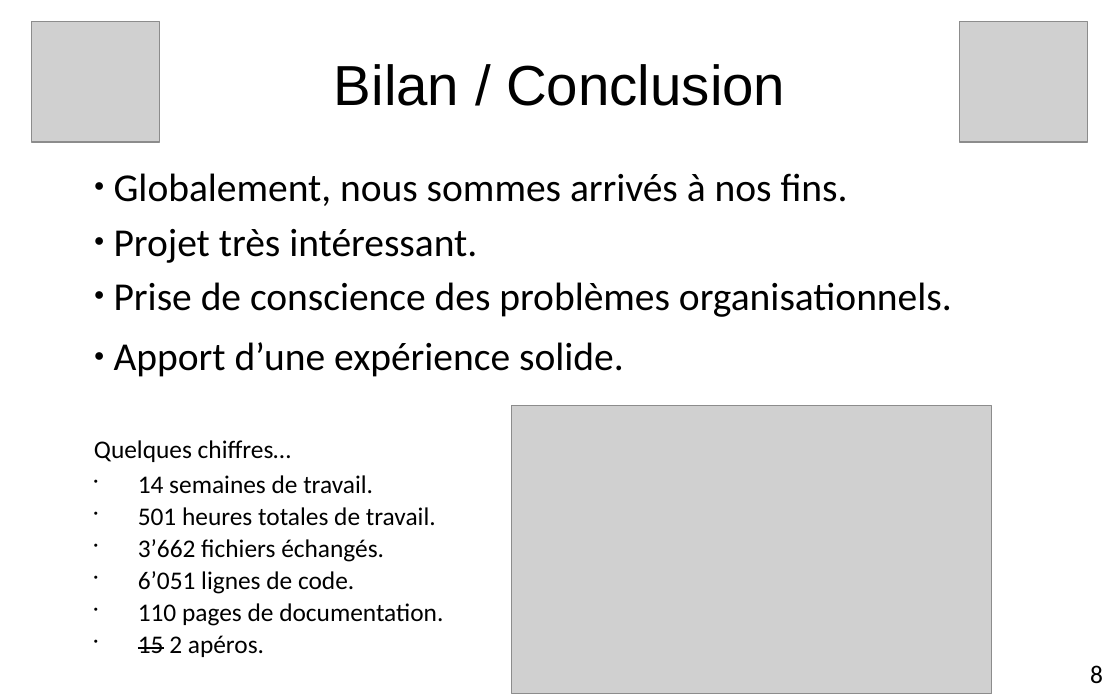
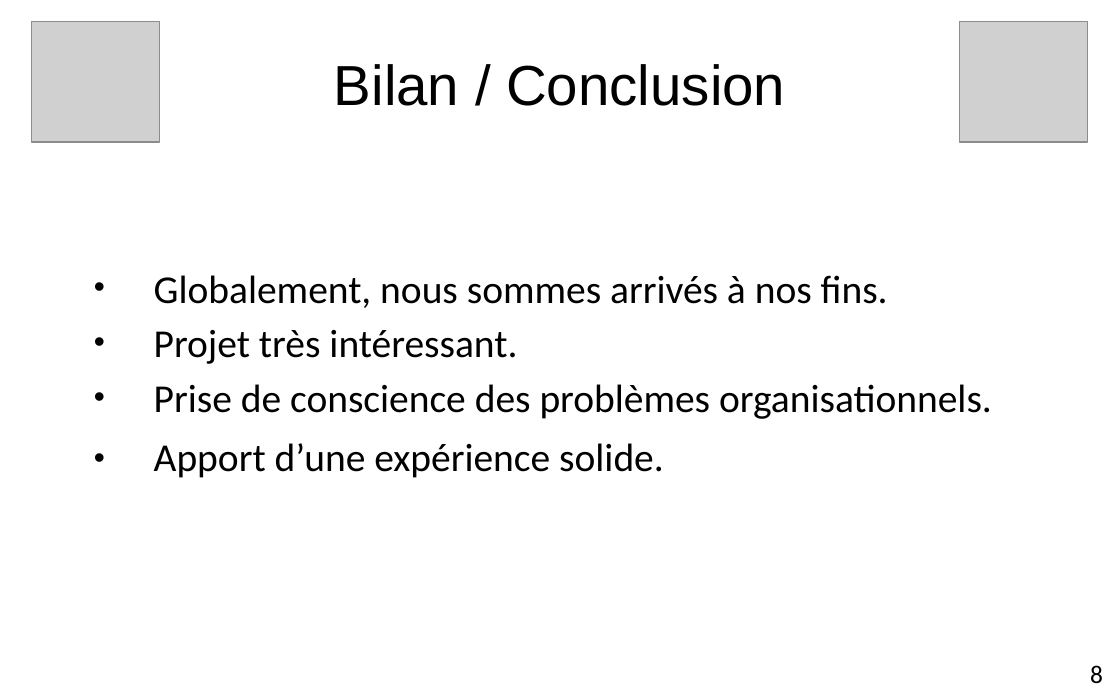
Before and after one commit to edri/ProjetChat2015, a slide deck: slide 9 of Documentation/Présentation/Projet de semestre.pptx. Drawn at 1120x700 pixels with LibreOffice and Linux fonts; fonts in the diff are those of the drawing; grey boxes stand for pictures; background and template pictures are left out. Boxes give left, top, right and bottom in pixels: in the first picture for what was removed or moved away, otherwise in the second. Text is boxed around its words. In the diff, an @@ line names an element or a change of style, - is before the commit and + after.

```diff
--- a/Documentation/Présentation/Projet de semestre.pptx
+++ b/Documentation/Présentation/Projet de semestre.pptx
@@ text "Globalement, nous sommes arrivés à ...": place and size @@
-text "Globalement, nous sommes arrivés à ..." at <box>94,173,952,657</box>
+text "Globalement, nous sommes arrivés à ..." at <box>154,275,992,478</box>
@@ text "Globalement, nous sommes arrivés à ..." at <box>154,275,992,478</box>: bullet ● to • @@
@@ picture removed at <box>512,406,993,694</box> @@
@@ text at <box>94,440,443,657</box>: paragraphs removed @@
-Quelques chiffres…
-• 14 semaines de travail.
-• 501 heures totales de travail.
-• 3’662 fichiers échangés.
-• 6’051 lignes de code.
-• 110 pages de documentation.
-• 15 2 apéros.
```
Also in this commit, not shown: 8 other slides changed, 1 slide added, 3 other files.
